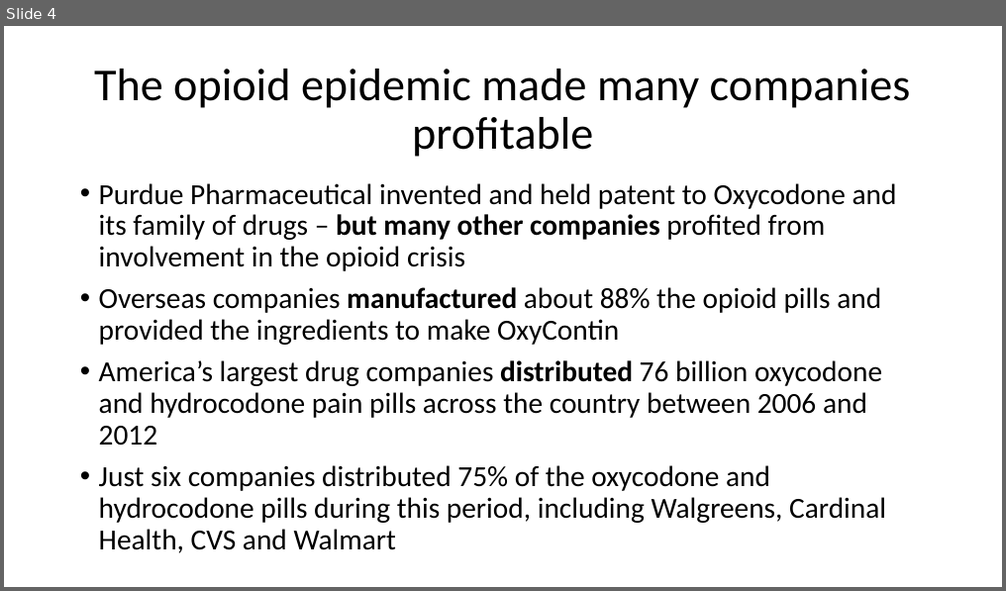
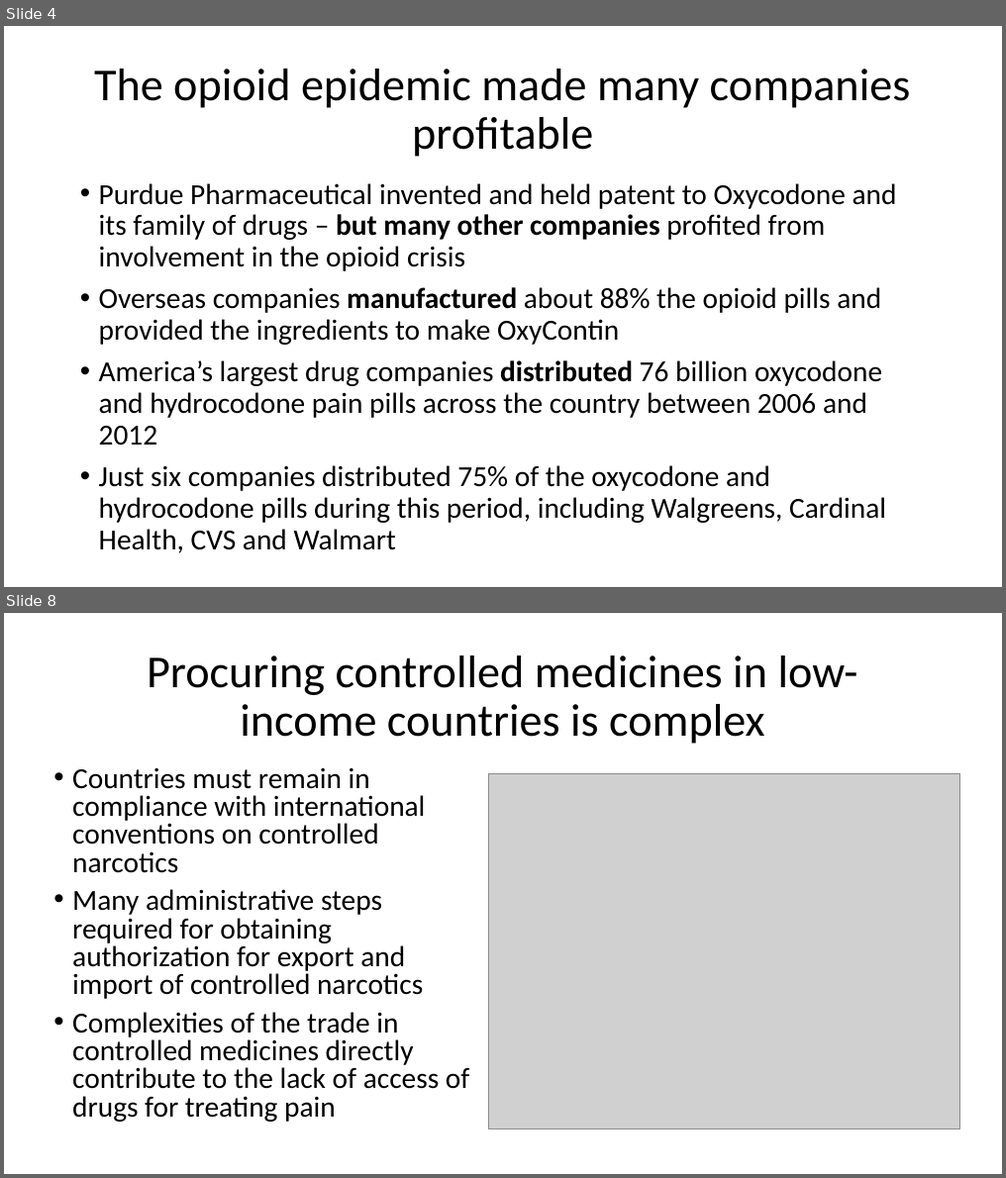
Before and after one commit to tstallins/tstallins.github.io, a slide deck: courses/261/opioidsonline.pptx. Shown one above the other, each under a label of ours: slide 4 before the commit, slides 4 and 8 after it; the slides between them are not shown. The pictures are 1006x591 and 1006x1178 pixels, drawn with LibreOffice and Linux fonts; fonts in the diff are those of the drawing; grey boxes stand for pictures. Boxes give left, top, right and bottom in pixels: in the first picture for what was removed or moved away, otherwise in the second. Text is boxed around its words. In the diff, an @@ line names an element or a change of style, - is before the commit and + after.

```diff
--- a/courses/261/opioidsonline.pptx
+++ b/courses/261/opioidsonline.pptx
@@ slide 8 added at (x1=4, y1=613, x2=1002, y2=1174), background #FFFFFF @@
@@ title added at (x1=147, y1=656, x2=858, y2=744), 44 pt, text #000000 @@
+Procuring controlled medicines in low-income countries is complex
@@ text added at (x1=72, y1=768, x2=469, y2=1122), 28 pt, text #000000 @@
+• Countries must remain in compliance with international conventions on controlled narcotics
+• Many administrative steps required for obtaining authorization for export and import of controlled narcotics
+• Complexities of the trade in controlled medicines directly contribute to the lack of access of drugs for treating pain
@@ picture added at (x1=489, y1=773, x2=960, y2=1130) @@
```
Also in this commit, not shown: 11 other slides added, 1 other file.
